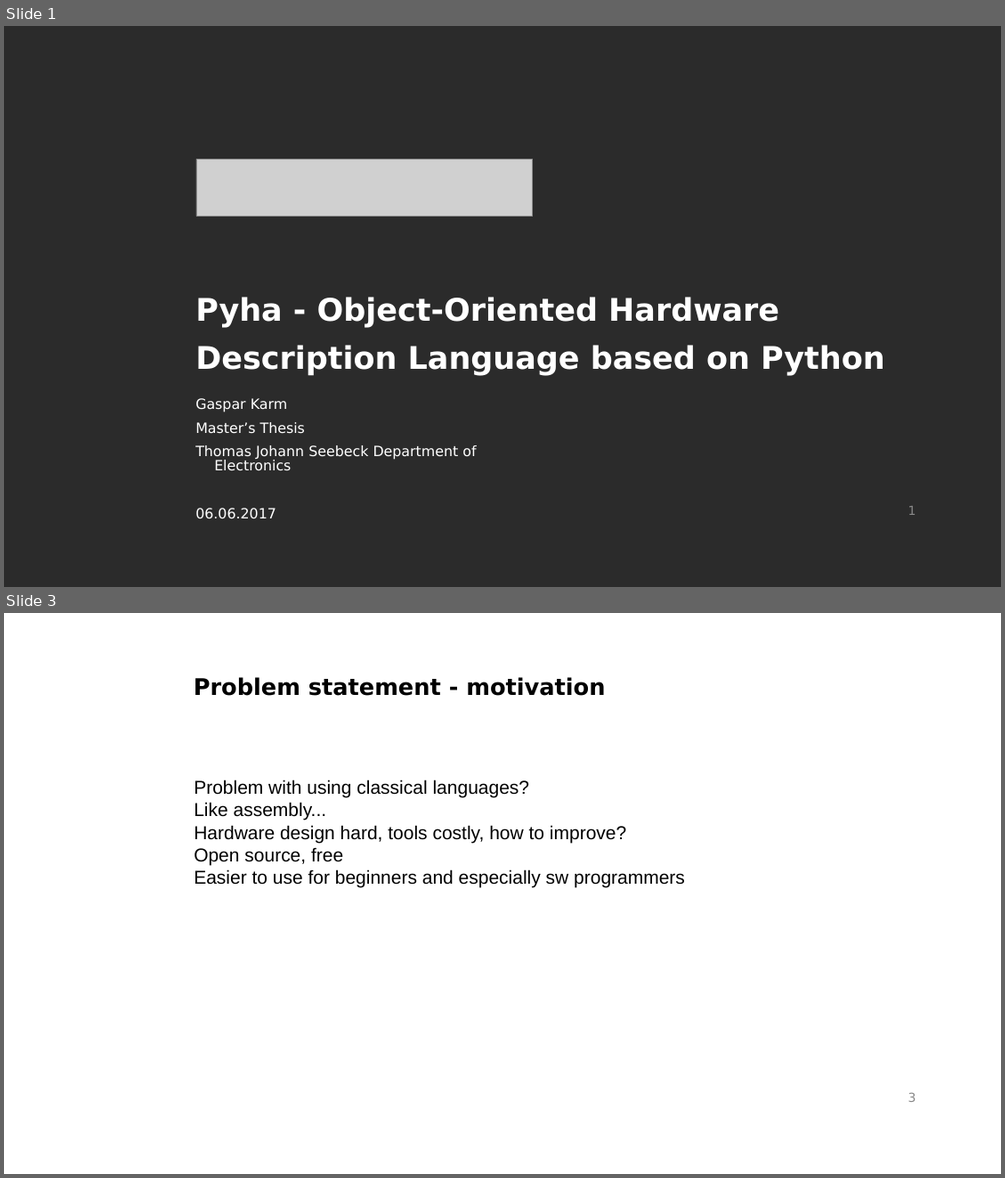
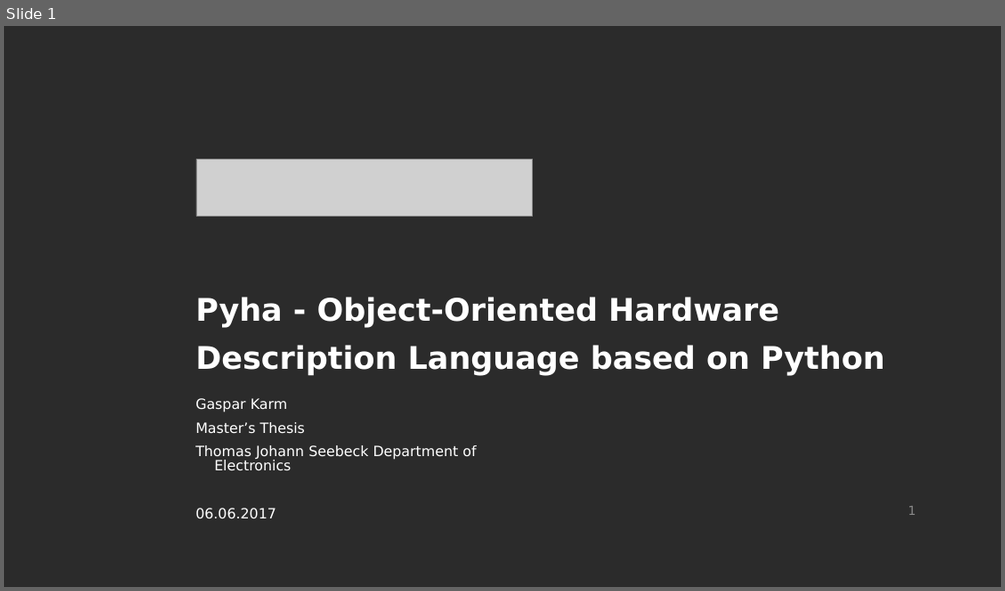
Before and after one commit to gasparka/thesis, a slide deck: presentation.odp. Shown one above the other, each under a label of ours: slides 1 and 3 before the commit, slide 1 after it; the slides between them are not shown. The pictures are 1005x1178 and 1005x591 pixels, drawn with LibreOffice and Linux fonts; fonts in the diff are those of the drawing; grey boxes stand for pictures; background and template pictures are left out; a plain dark background stands for a picture behind light text. Boxes give left, top, right and bottom in pixels: in the first picture for what was removed or moved away, otherwise in the second. Text is boxed around its words. In the diff, an @@ line names an element or a change of style, - is before the commit and + after.

```diff
--- a/presentation.odp
+++ b/presentation.odp
@@ slide 3 removed at (4, 613, 1001, 1174), background #FFFFFF; not listed: 1 template element that a slide beside it also shows @@
@@ text removed at (194, 677, 605, 696) @@
-Problem statement - motivation
@@ text removed at (194, 779, 685, 888) @@
-Problem with using classical languages?
-Like assembly...
-Hardware design hard, tools costly, how to improve?
-Open source, free
-Easier to use for beginners and especially sw programmers
```
Also in this commit, not shown: 2 slides changed, 4 slides added, 1 other slide removed, 1 other file.
